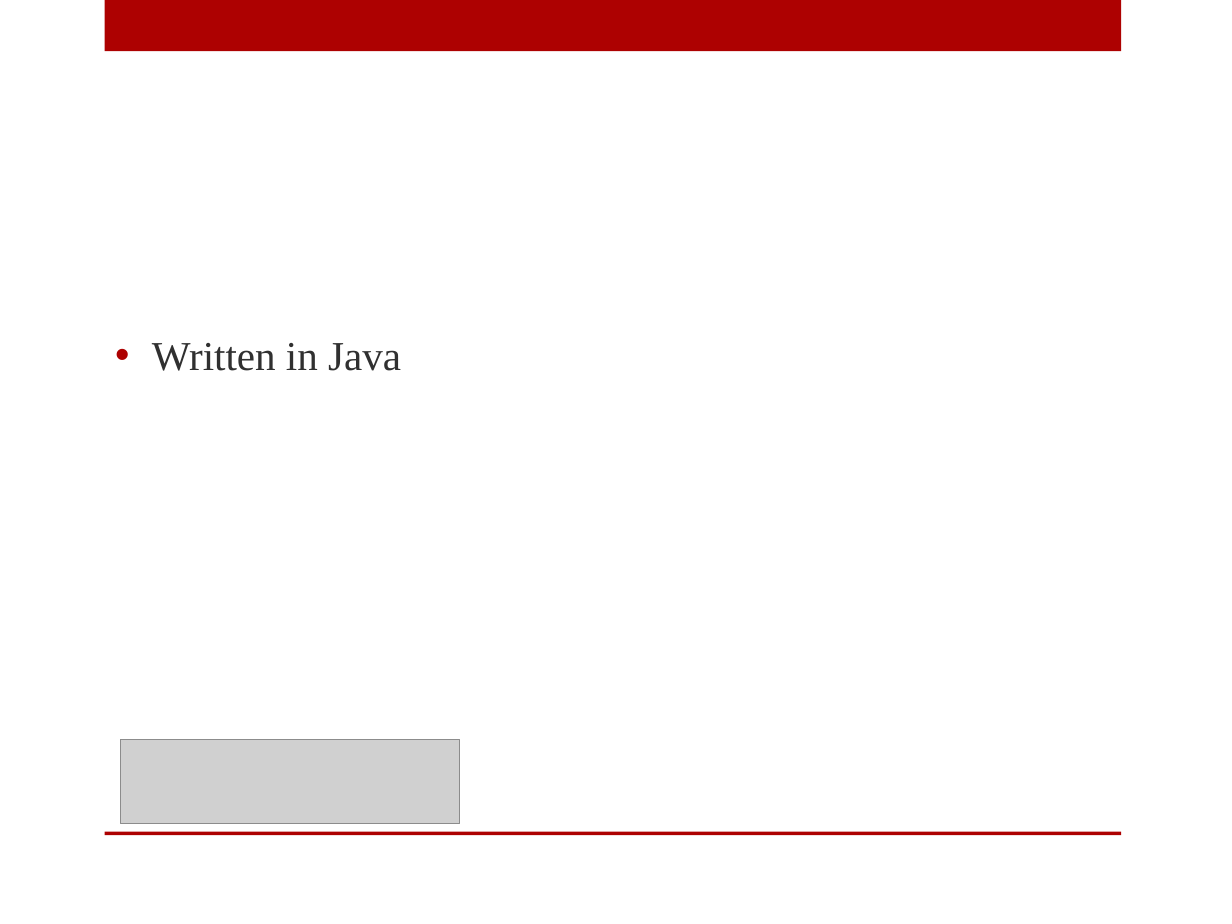
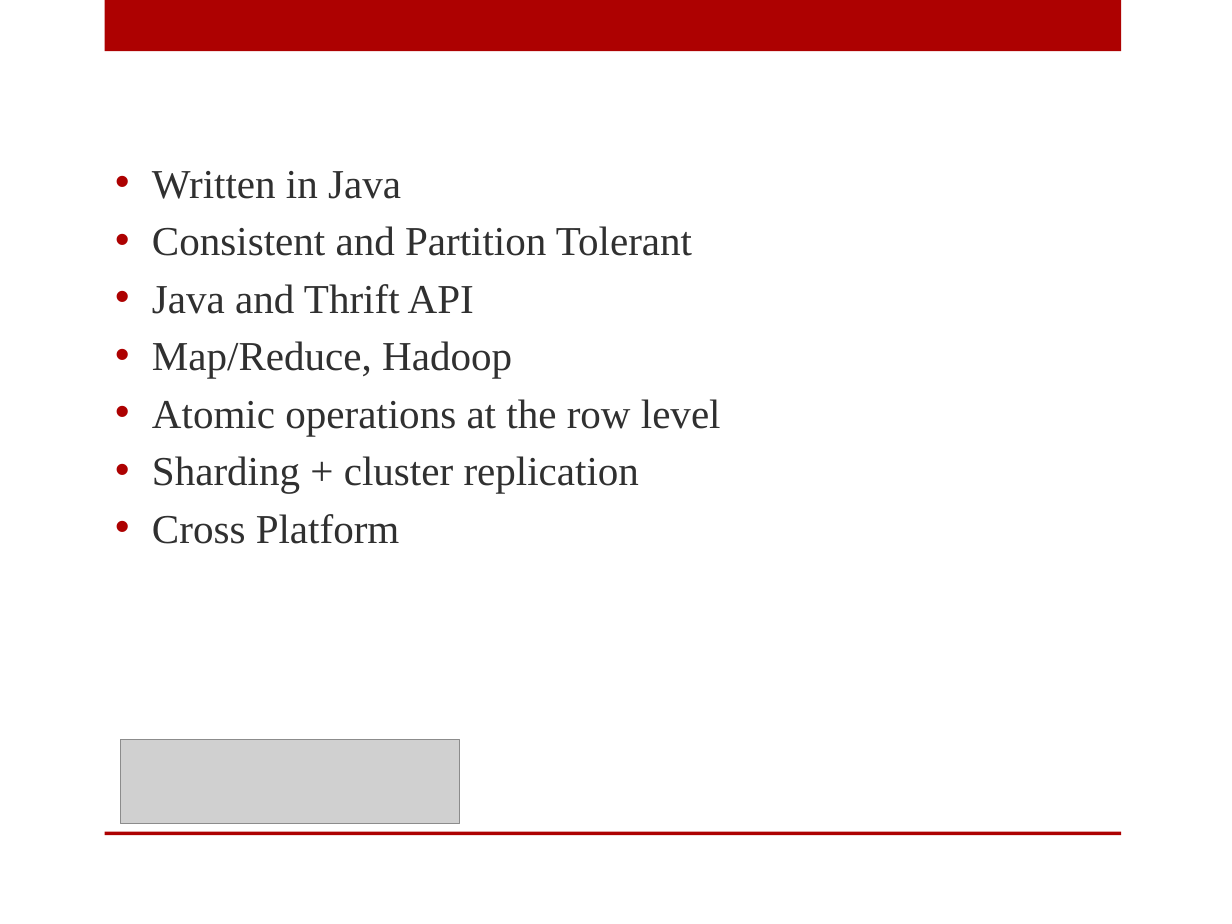
Before and after one commit to digitalBush/nosql-smackdown-talk, a slide deck: slide 42 of nosql-smackdown.pptx (slide 39 before the commit). Drawn at 1232x924 pixels with LibreOffice and Linux fonts; fonts in the diff are those of the drawing; grey boxes stand for pictures. Boxes give left, top, right and bottom in pixels: in the first picture for what was removed or moved away, otherwise in the second. Text is boxed around its words. In the diff, an @@ line names an element or a change of style, - is before the commit and + after.

```diff
--- a/nosql-smackdown.pptx
+++ b/nosql-smackdown.pptx
@@ text at box(152, 226, 721, 544): paragraphs added @@
+• Consistent and Partition Tolerant
+• Java and Thrift API
+• Map/Reduce, Hadoop
+• Atomic operations at the row level
+• Sharding + cluster replication
+• Cross Platform
```
Also in this commit, not shown: 3 other slides changed, 3 slides added.
